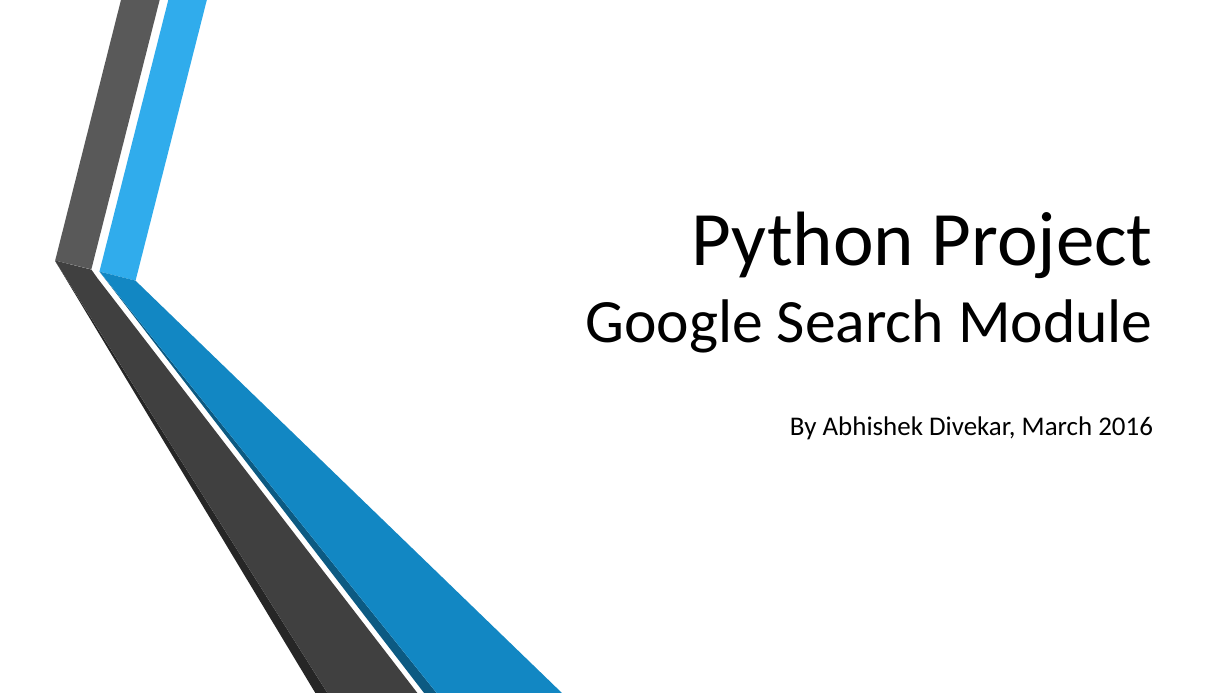
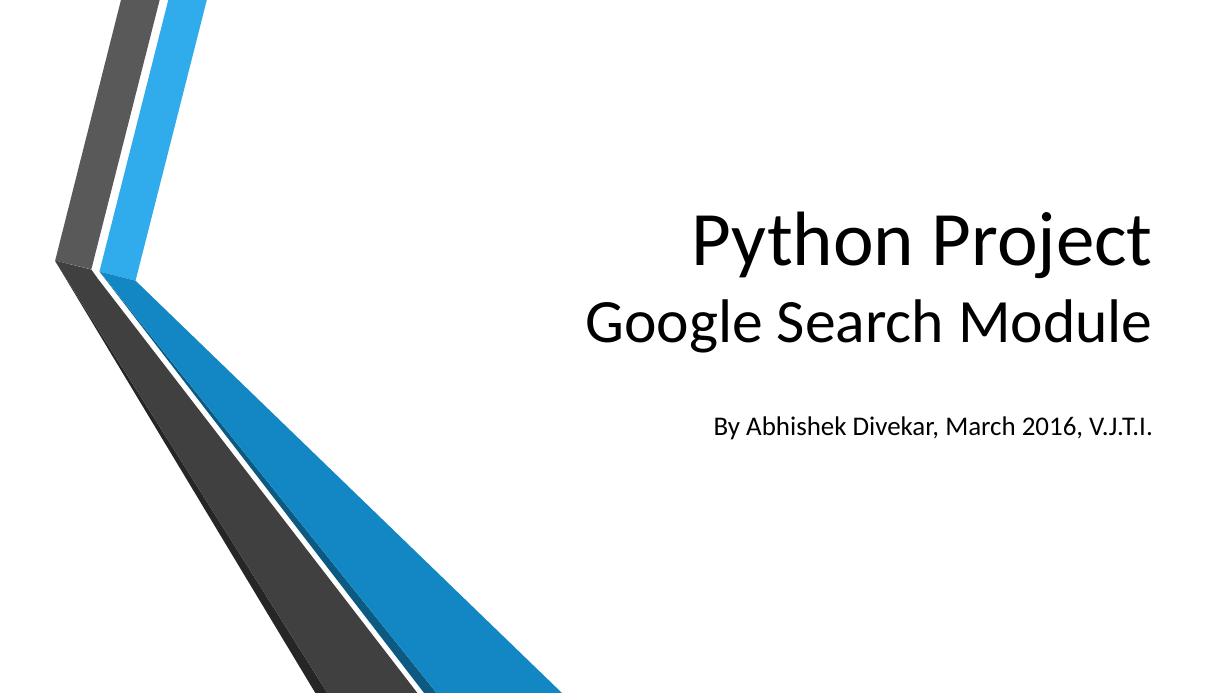
Before and after one commit to ARDivekar/SearchDistribute, a slide deck: slide 1 of Explanation and metrics for project GoogleSearch.pptx. Drawn at 1232x693 pixels with LibreOffice and Linux fonts; fonts in the diff are those of the drawing; background and template pictures are left out. Boxes give left, top, right and bottom in pixels: in the first picture for what was removed or moved away, otherwise in the second. Text is boxed around its words. In the diff, an @@ line names an element or a change of style, - is before the commit and + after.

Commit message:
ppt?

```diff
--- a/Explanation and metrics for project GoogleSearch.pptx
+++ b/Explanation and metrics for project GoogleSearch.pptx
@@ subtitle at (x1=714, y1=416, x2=1153, y2=440): text changed @@
-By Abhishek Divekar, March 2016
+By Abhishek Divekar, March 2016, V.J.T.I.
```
